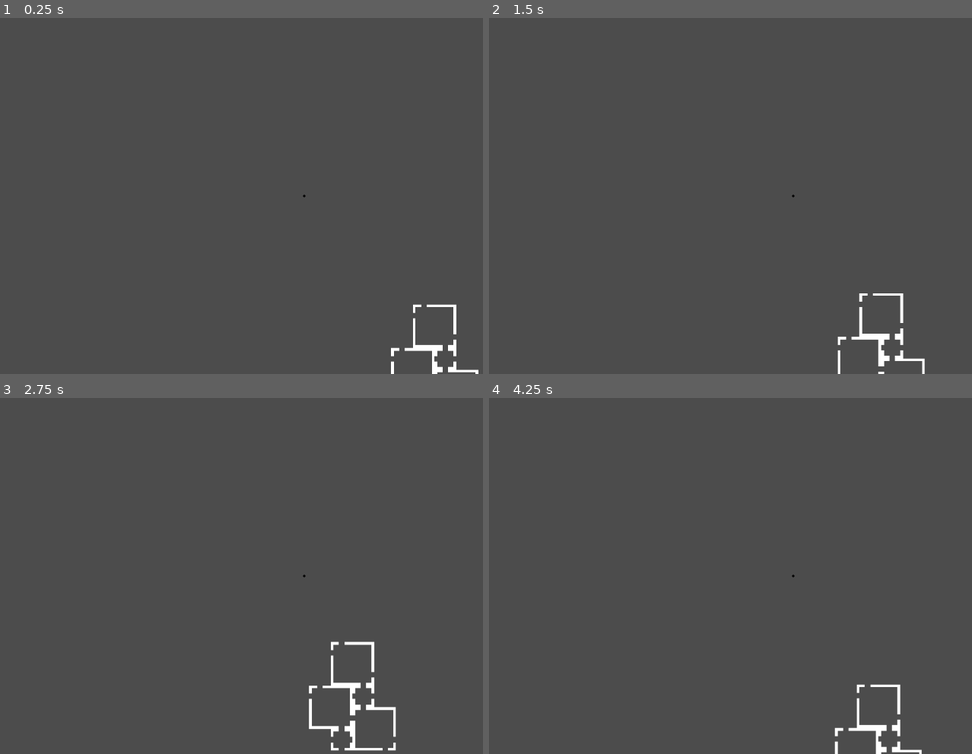
Above: before the commit, frames 1-4 (two rows, left to right).
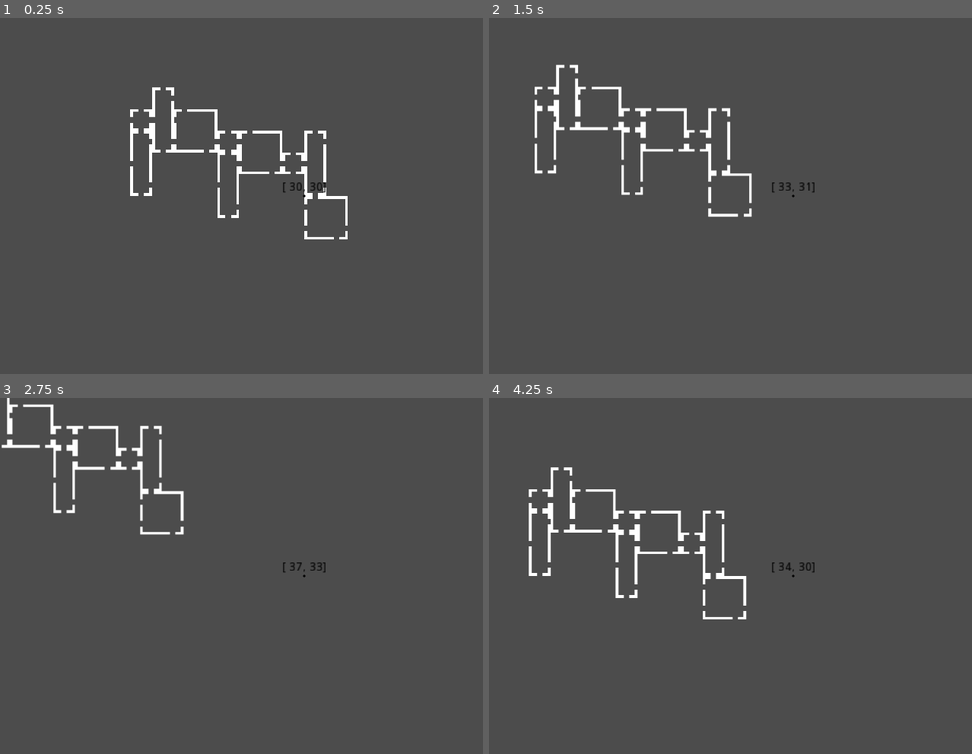
Above: after the commit, the same moments.

Repository: DarknessCatt/lost-soul-generator-study
Game: Godot game, scene res://roomcedural/map_generator/Map_Generator.tscn
Two runs of this game, one before a commit and one after it. Both use one fixed random seed, a clock stepped at 60 frames per second and the inputs below. The project has no main scene, so this scene is started directly.
Inputs:
- Up to frame 1 (0.25 s): no input
- Up to frame 2 (1.5 s): tap Enter at 0.5 s; hold Right (ui_right) 0.53-1.28 s; hold Down (ui_down) from 1.28 s (still down)
- Up to frame 3 (2.75 s): release Down (ui_down) at 2.03 s; hold Right (ui_right) from 2.03 s (still down)
- Up to frame 4 (4.25 s): release Right (ui_right) at 2.78 s; hold Up (ui_up) 2.78-3.53 s; hold Left (ui_left) from 3.53 s (still down)

The runs differ from the first frame. In frame 1, 2.4% of the frame differs, in the area x 26-100%, y 19-100%; in frame 2, 2.8%, in the area x 9-91%, y 13-100%; in frame 3, 2.7%; in frame 4, 2.8%.

Commit message:
Fixes in Genaration

Diff:
--- a/Player/Player.gd
+++ b/Player/Player.gd
@@ -17,4 +17,6 @@
 		dir.x = 1
 
 	# warning-ignore:return_value_discarded
-	self.move_and_slide(dir*40000*delta)
+	self.move_and_slide(dir*80000*delta)
+
+	$Label.set_text("[ "+str(int(self.position.x)/(8*32))+", "+str(int(self.position.y)/(8*32))+"]")
--- a/Player/Player.tscn
+++ b/Player/Player.tscn
@@ -6,7 +6,7 @@
 radius = 16.0
 
 [node name="Player" type="KinematicBody2D"]
-collision_mask = 16
+collision_mask = 0
 script = ExtResource( 1 )
 
 [node name="Polygon2D" type="Polygon2D" parent="."]
@@ -19,3 +19,17 @@
 [node name="Camera2D" type="Camera2D" parent="."]
 current = true
 zoom = Vector2( 7, 7 )
+
+[node name="Label" type="Label" parent="."]
+modulate = Color( 0, 0, 0, 1 )
+margin_left = -280.0
+margin_top = -200.0
+margin_right = -224.0
+margin_bottom = -180.0
+rect_scale = Vector2( 10, 10 )
+text = "[ 00, 00 ]"
+align = 1
+valign = 1
+__meta__ = {
+"_edit_use_anchors_": false
+}
--- a/roomcedural/map_generator/Map_Generator.gd
+++ b/roomcedural/map_generator/Map_Generator.gd
@@ -4,11 +4,10 @@
 
 enum exit_dir {UP, DOWN, LEFT, RIGHT}
 
-const MAP_SIZE : Vector2 = Vector2(20, 20)
-const START_POS : Vector2 = Vector2(5, 5)
+const MAP_SIZE : Vector2 = Vector2(60, 60)
+const START_POS : Vector2 = Vector2(30, 30)
 
 var map_data : Array
-var move_directions : Array = [exit_dir.UP, exit_dir.DOWN, exit_dir.LEFT, exit_dir.RIGHT]
 
 func _ready():
 	randomize()
@@ -24,7 +23,8 @@
 	var created_rooms : int = 0
 	var errors : int = 0
 
-	while created_rooms < 5 and errors < 5:
+	while created_rooms < 10 and errors < 10:
+		#print("Making room in "+str(room_pos))
 		var new_room : Dictionary = $Room_Manager.get_room()
 
 		var fits : bool = false
@@ -54,15 +54,18 @@
 			continue
 
 		created_rooms += 1
+		#print("\tmarking rooms in map_data")
 		for pos in new_room.positions:
 			var map_pos : Vector2 = room_placement_pos + pos
 			map_data[map_pos.x][map_pos.y] = new_room
+			#print("\t\t"+str(map_pos))
 
 		for tile in new_room.tiles:
 			var tile_pos : Vector2 = tile[0] + room_placement_pos*ROOM_SIZE
 			$Tile_Map.set_cell(tile_pos.x, tile_pos.y, tile[1])
 
 		for exit in new_room.exits:
+			#print("\tgetting exit from "+str(room_placement_pos+exit[0])+" in direction "+str(exit[1]))
 			if dir_is_valid(room_placement_pos+exit[0], exit[1]):
 				match(exit[1]):
 
@@ -92,15 +95,15 @@
 				return false
 
 		exit_dir.DOWN:
-			if (room_pos.y + 1) > MAP_SIZE.y or map_data[room_pos.x][room_pos.y+1] != null:
+			if (room_pos.y + 1) >= MAP_SIZE.y or map_data[room_pos.x][room_pos.y+1] != null:
 				return false
 
-		exit_dir.RIGHT:
+		exit_dir.LEFT:
 			if (room_pos.x - 1) < 0 or map_data[room_pos.x-1][room_pos.y] != null:
 				return false
 
 		exit_dir.RIGHT:
-			if (room_pos.x + 1) > MAP_SIZE.y or map_data[room_pos.x+1][room_pos.y] != null:
+			if (room_pos.x + 1) >= MAP_SIZE.y or map_data[room_pos.x+1][room_pos.y] != null:
 				return false
 
 	return true
--- a/roomcedural/map_generator/Map_Generator.tscn
+++ b/roomcedural/map_generator/Map_Generator.tscn
@@ -13,6 +13,7 @@
 [node name="Tile_Map" parent="." instance=ExtResource( 3 )]
 
 [node name="Player" parent="." instance=ExtResource( 4 )]
+position = Vector2( 7680, 7680 )
 
 [node name="Abort" type="Timer" parent="."]
 process_mode = 0
--- a/roomcedural/room_manager/Room_Manager.gd
+++ b/roomcedural/room_manager/Room_Manager.gd
@@ -31,15 +31,18 @@
 			room.room_types.POWER:
 				power_rooms.list.append(room)
 
-	#normal_rooms.list.shuffle()
+	normal_rooms.list.shuffle()
 	#start_rooms.list.shuffle()
 	#power_rooms.list.shuffle()
 
 func get_room() -> Dictionary:
-	if rand_range(0, 1) > 0.5:
-		return normal_rooms.list[0].get_data()
-	else:
-		return normal_rooms.list[1].get_data()
+	var data = normal_rooms.list[normal_rooms.pointer].get_data()
+	normal_rooms.pointer += 1
+
+	if normal_rooms.pointer >= normal_rooms.list.size():
+		normal_rooms.pointer = 0
+
+	return data
 
 func free():
 	for room in room_list:
--- a/roomcedural/room_manager/rooms/Big_Room.tscn
+++ b/roomcedural/room_manager/rooms/Big_Room.tscn
@@ -4,8 +4,8 @@
 
 [node name="Big_Room" instance=ExtResource( 1 )]
 room_position = [ Vector2( 0, 0 ), Vector2( 1, 0 ), Vector2( 0, 1 ), Vector2( 1, 1 ) ]
-exit_directions = [ 0, 2, 3, 1 ]
-exit_positions = [ Vector2( 0, 0 ), Vector2( 0, 0 ), Vector2( 1, 1 ), Vector2( 1, 1 ) ]
+exit_directions = [ 0, 2, 3, 1, 2 ]
+exit_positions = [ Vector2( 0, 0 ), Vector2( 0, 0 ), Vector2( 1, 1 ), Vector2( 1, 1 ), Vector2( 0, 1 ) ]
 
 [node name="Tileset" parent="." index="0"]
-tile_data = PoolIntArray( 0, 0, 0, 1, 0, 0, 2, 0, 0, 5, 0, 0 …(308 unchanged characters)… 9839, 0, 0, 655360, 0, 0, 655375, 0, 0, 720896, 0, 0, 786432, 0, 0, 851968, 0, 0, 851983, 0, 0, 917504, 0, 0 …(212 unchanged characters)…
+tile_data = PoolIntArray( 0, 0, 0, 1, 0, 0, 2, 0, 0, 5, 0, 0 …(308 unchanged characters)… 9839, 0, 0, 655360, 0, 0, 655375, 0, 0, 851968, 0, 0, 851983, 0, 0, 917504, 0, 0 …(212 unchanged characters)…
--- /dev/null
+++ b/roomcedural/room_manager/rooms/Long_Fall.tscn
@@ -0,0 +1,11 @@
+[gd_scene load_steps=2 format=2]
+
+[ext_resource path="res://roomcedural/base_room/Base_Room.tscn" type="PackedScene" id=1]
+
+[node name="Long_Fall" instance=ExtResource( 1 )]
+room_position = [ Vector2( 0, 0 ), Vector2( 0, 1 ), Vector2( 0, 2 ) ]
+exit_directions = [ 0, 3, 2, 3, 1 ]
+exit_positions = [ Vector2( 0, 0 ), Vector2( 0, 0 ), Vector2( 0, 1 ), Vector2( 0, 2 ), Vector2( 0, 2 ) ]
+
+[node name="Tileset" parent="." index="0"]
+tile_data = PoolIntArray( 0, 0, 0, 1, 0, 0, 2, 0, 0, 5, 0, 0, 6, 0, 0, 7, 0, 0, 65536, 0, 0, 65543, 0, 0, 131072, 0, 0, 131079, 0, 0, 196608, 0, 0, 262144, 0, 0, 327680, 0, 0, 327687, 0, 0, 393216, 0, 0, 393223, 0, 0, 458752, 0, 0, 458759, 0, 0, 524288, 0, 0, 524295, 0, 0, 589824, 0, 0, 589831, 0, 0, 655360, 0, 0, 655367, 0, 0, 720903, 0, 0, 786439, 0, 0, 851968, 0, 0, 851975, 0, 0, 917504, 0, 0, 917511, 0, 0, 983040, 0, 0, 983047, 0, 0, 1048576, 0, 0, 1048583, 0, 0, 1114112, 0, 0, 1114119, 0, 0, 1179648, 0, 0, 1179655, 0, 0, 1245184, 0, 0, 1310720, 0, 0, 1376256, 0, 0, 1376263, 0, 0, 1441792, 0, 0, 1441799, 0, 0, 1507328, 0, 0, 1507329, 0, 0, 1507330, 0, 0, 1507333, 0, 0, 1507334, 0, 0, 1507335, 0, 0 )
